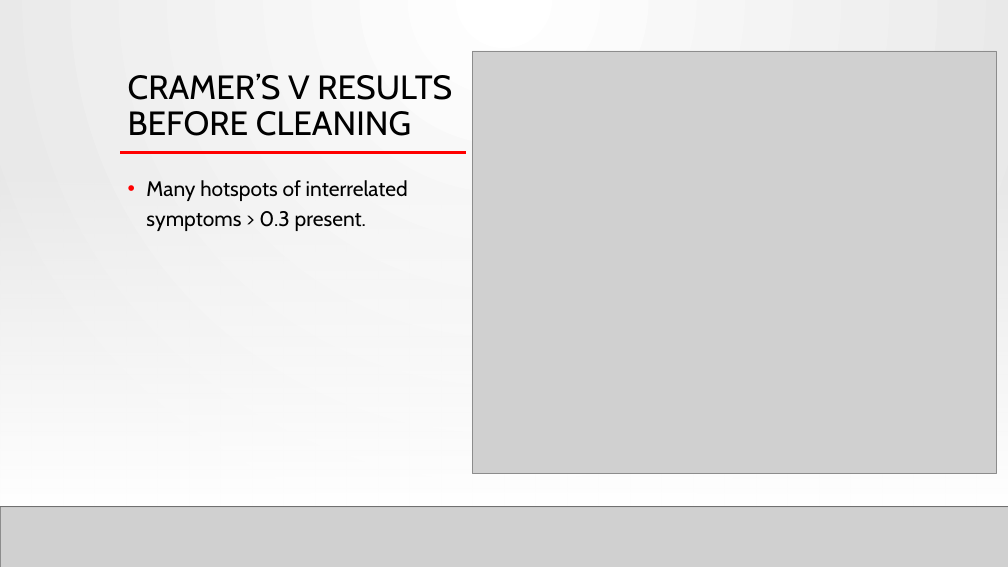
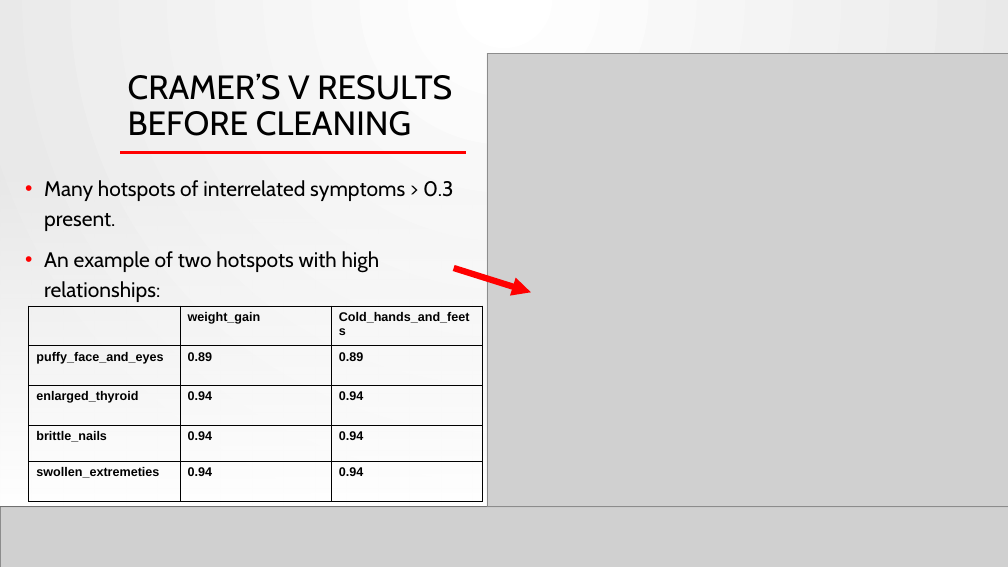
Before and after one commit to PaulButler8/springboard, a slide deck: slide 6 of Capstone 2/Capstone 2 Presentation.pptx. Drawn at 1008x567 pixels with LibreOffice and Linux fonts; fonts in the diff are those of the drawing; grey boxes stand for pictures; background and template pictures are left out. Boxes give left, top, right and bottom in pixels: in the first picture for what was removed or moved away, otherwise in the second. Text is boxed around its words. In the diff, an @@ line names an element or a change of style, - is before the commit and + after.

```diff
--- a/Capstone 2/Capstone 2 Presentation.pptx
+++ b/Capstone 2/Capstone 2 Presentation.pptx
@@ picture: place and size @@
-picture at [473, 51, 997, 473]
+picture at [487, 53, 1008, 507]
@@ text "Many hotspots of interrelated symptoms ...": place and size @@
-text "Many hotspots of interrelated symptoms ..." at [146, 180, 408, 231]
+text "Many hotspots of interrelated symptoms ..." at [44, 180, 453, 302]
@@ text at [44, 251, 380, 302]: paragraph added @@
+• An example of two hotspots with high relationships:
@@ arrow added from (454, 268) to (531, 293), #FF0000 6 pt @@
@@ table added at [29, 306, 482, 501], 5 rows, 3 columns @@
+ | weight_gain | Cold_hands_and_feets
+puffy_face_and_eyes | 0.89 | 0.89
+enlarged_thyroid | 0.94 | 0.94
+brittle_nails | 0.94 | 0.94
+swollen_extremeties | 0.94 | 0.94
```
Also in this commit, not shown: 9 other slides changed, 8 slides added, 1 other file.
